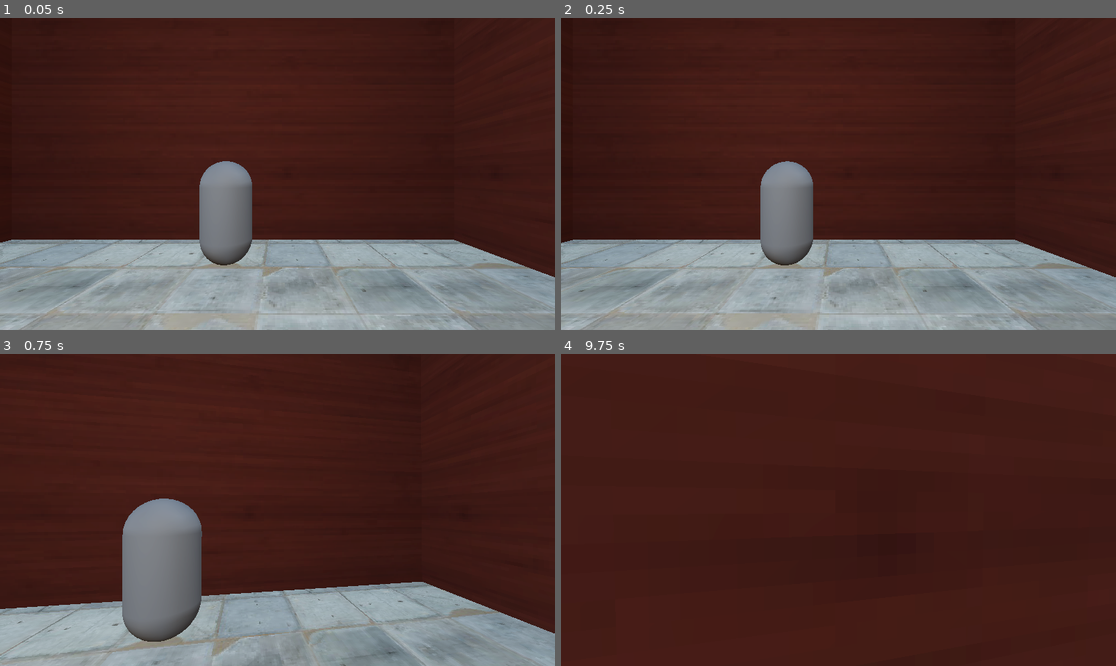
Above: before the commit, frames 1-4 (two rows, left to right).
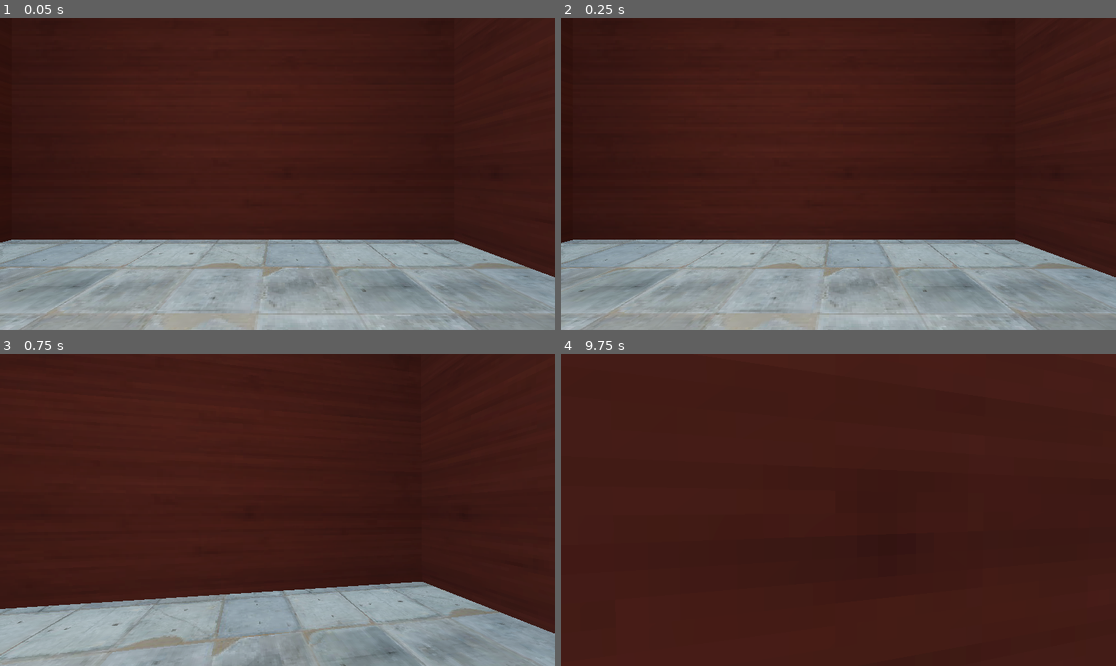
Above: after the commit, the same moments.

Repository: JacobMillner/godot-sandbox
Game: Godot game, scene res://Maps/level_1.tscn
The game is run twice, just before and just after one commit, with the same random seed, the same clock (stepped at 60 frames per second) and the same inputs.
Inputs (mouse positions are in pixels of both pictures, inside the frame that each line leads up to):
- Up to frame 1 (0.05 s): no input
- Up to frame 2 (0.25 s): no input
- Up to frame 3 (0.75 s): move the mouse to (305, 510) at 0.52 s; hold Up (ui_up) from 0.53 s (still down); tap E (interact) at 0.6 s
- Up to frame 4 (9.75 s): tap Space (jump) at 0.77, 1.52, 3.02, 3.77, 4.52, 6.02, 6.77, 7.25, 7.52, 8.75, 9.02 s; move the mouse to (810, 510) at 1.27 s; tap Shift (run) every 1.5 s from 1.35 to 8.85 s; move the mouse to (849, 503) at 2.02 s; tap E (interact) every 1.5 s from 2.1 to 9.6 s; move the mouse to (832, 516) at 2.77 s; move the mouse to (877, 513) at 3.52 s; move the mouse to (794, 506) at 4.27 s; move the mouse to (844, 510) at 5.02 s; tap Enter at 5.75, 8, 9.5 s; move the mouse to (816, 503) at 5.77 s; release Up (ui_up) at 5.78 s; hold Right (ui_right) 5.78-6.53 s; move the mouse to (866, 510) at 6.52 s; hold Up (ui_up) 6.53-8.78 s; move the mouse to (810, 510) at 7.27 s; move the mouse to (849, 503) at 8.02 s; move the mouse to (832, 516) at 8.77 s; hold Left (ui_left) 8.78-9.53 s; move the mouse to (877, 513) at 9.52 s; hold Up (ui_up) from 9.53 s (still down)

The runs differ from the first frame. In frame 1, 2.8% of the frame differs, in the area x 35-46%, y 45-80%; in frame 2, 2.8%; in frame 3, 5.7%, in the area x 22-37%, y 46-93%; in frame 4, less than 0.1%.

Commit message:
key and model pack

Diff:
--- a/HorrorGame/Interactables/key.tscn
+++ b/HorrorGame/Interactables/key.tscn
@@ -1,8 +1,7 @@
 [gd_scene load_steps=4 format=3 uid="uid://df0ve4jmx8q4q"]
 
 [ext_resource type="Script" path="res://Interactables/key.gd" id="1_gnmsi"]
-
-[sub_resource type="CapsuleMesh" id="CapsuleMesh_h4yf7"]
+[ext_resource type="PackedScene" uid="uid://cflurmyqtramr" path="res://Interactables/key2.gltf" id="2_hip5u"]
 
 [sub_resource type="BoxShape3D" id="BoxShape3D_pucxx"]
 size = Vector3(1, 3, 1)
@@ -11,14 +10,8 @@
 script = ExtResource("1_gnmsi")
 type_name = "Key"
 
-[node name="Key" type="Area3D" parent="."]
-
-[node name="MeshInstance3D" type="MeshInstance3D" parent="Key"]
-mesh = SubResource("CapsuleMesh_h4yf7")
-
-[node name="CollisionShape3D" type="CollisionShape3D" parent="Key" groups=["Interactable"]]
-transform = Transform3D(1.3, 0, 0, 0, 1, 0, 0, 0, 1, 0, 0, 0)
-shape = SubResource("BoxShape3D_pucxx")
+[node name="key2" parent="." instance=ExtResource("2_hip5u")]
+transform = Transform3D(0.5, 0, 0, 0, 0.5, 0, 0, 0, 0.5, 0, 0, 0)
 
 [node name="CollisionShape3D" type="CollisionShape3D" parent="." groups=["Interactable"]]
 transform = Transform3D(1.3, 0, 0, 0, 1, 0, 0, 0, 1, 0, 0, 0)
--- a/HorrorGame/Maps/level_1.tscn
+++ b/HorrorGame/Maps/level_1.tscn
@@ -324,7 +324,7 @@
 key_path = NodePath("../Key")
 
 [node name="Key" parent="." instance=ExtResource("10_8fm16")]
-transform = Transform3D(1, 0, 0, 0, 1, 0, 0, 0, 1, -17, 1, -4)
+transform = Transform3D(-4.37114e-08, 0, 1, 0, 1, 0, -1, 0, -4.37114e-08, -21.8, 0.7, 0.8)
 
 [editable path="chair"]
 [editable path="bed"]
Not shown, added: HorrorGame/Interactables/key2.gltf
Not shown, added: HorrorGame/Interactables/key2.gltf.import
Binary file added: HorrorGame/Interactables/key2_gold-texture.jpg
Not shown, added: HorrorGame/Interactables/key2_gold-texture.jpg.import
Binary file added: HorrorGame/psxModels/ps1modelspack1.fbx
Not shown, added: HorrorGame/psxModels/ps1modelspack1.fbx.import
Binary file added: HorrorGame/psxModels/ps1modelspack2.fbx
Not shown, added: HorrorGame/psxModels/ps1modelspack2.fbx.import
